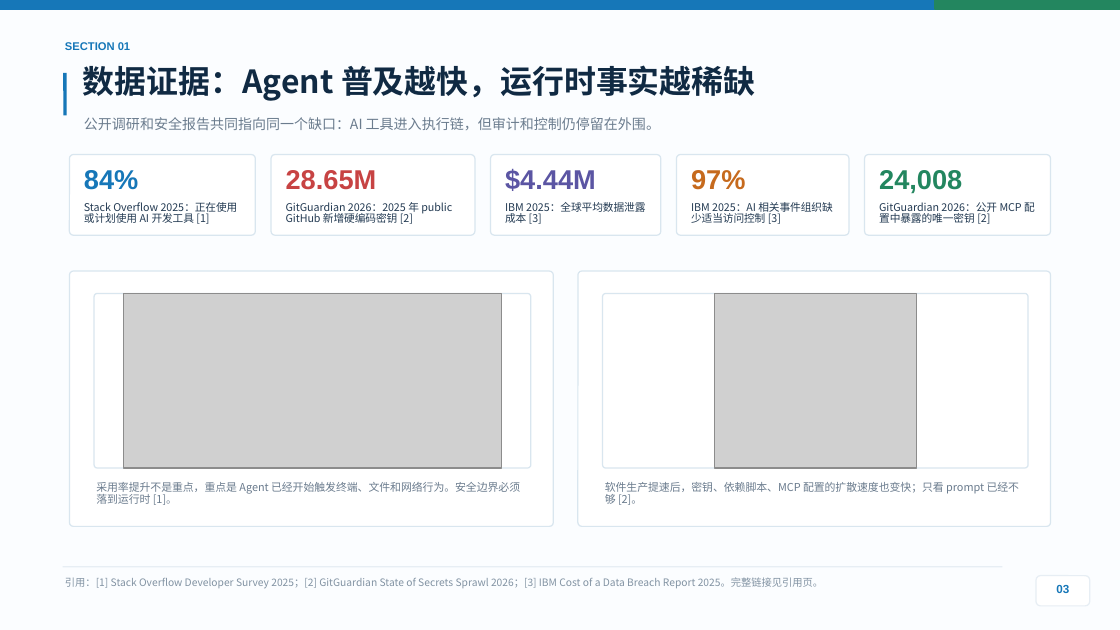
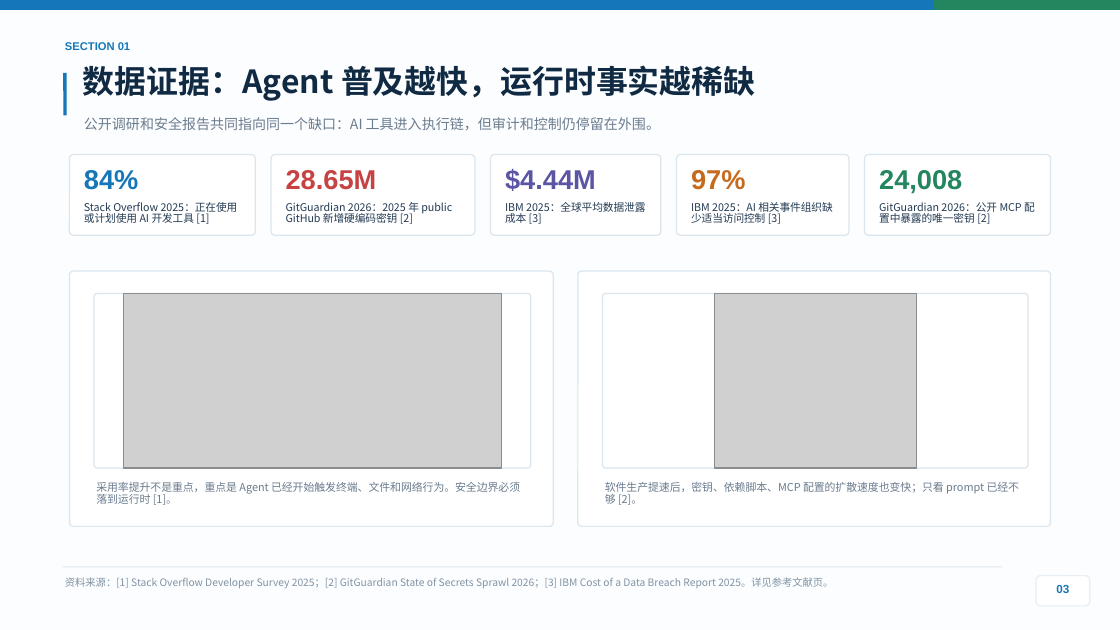
Before and after one commit to stevessr/agent-ebpf-filter, a slide deck: slide 3 of docs/competition/2026-guochuang/output/final/Agent-eBPF-Filter-项目答辩路演PPT-浅色优化版.pptx. Drawn at 1120x630 pixels with LibreOffice and Linux fonts; fonts in the diff are those of the drawing; grey boxes stand for pictures. Boxes give left, top, right and bottom in pixels: in the first picture for what was removed or moved away, otherwise in the second. Text is boxed around its words. In the diff, an @@ line names an element or a change of style, - is before the commit and + after.

Commit message:
优化项目答辩PPT，更新引用信息页格式，调整资料来源标注，新增静态预览图

```diff
--- a/docs/competition/2026-guochuang/output/final/Agent-eBPF-Filter-项目答辩路演PPT-浅色优化版.pptx
+++ b/docs/competition/2026-guochuang/output/final/Agent-eBPF-Filter-项目答辩路演PPT-浅色优化版.pptx
@@ text at box(65, 577, 833, 588): text changed @@
-引用：[1] Stack Overflow Developer Survey 2025；[2] GitGuardian State of Secrets Sprawl 2026；[3] IBM Cost of a Data Breach Report 2025。完整链接见引用页。
+资料来源：[1] Stack Overflow Developer Survey 2025；[2] GitGuardian State of Secrets Sprawl 2026；[3] IBM Cost of a Data Breach Report 2025。详见参考文献页。
```
Also in this commit, not shown: 5 other slides changed, 9 other files.
